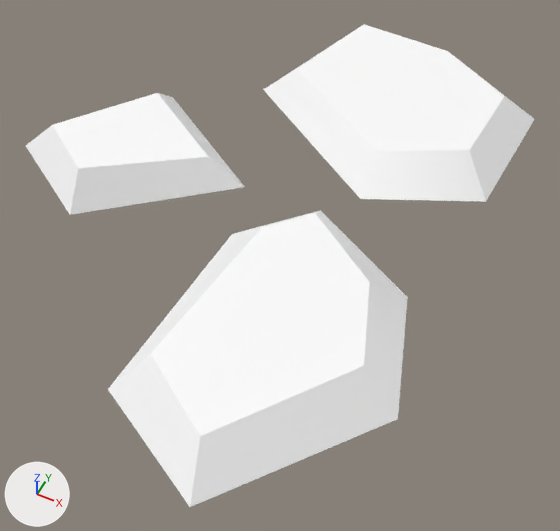
Before and after pictures for a commit that changed the glTF model assets/synty/simple_fantasy/models/SF_Env_Stones_02.glb.
Both versions are drawn from a 50 mm camera at (0.0256, -0.0475, 0.0503) aimed at (0.0038, -0.004, -0.0041). The axes (+X, +Y, +Z) are drawn at lower left. The lights are the same throughout.

In view in the first picture: 'SF_Env_Stones_02'.
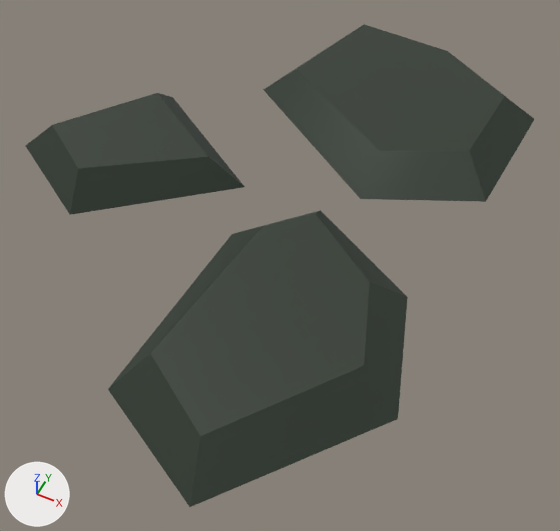
Location of each change, (x1, y1, x2, y2) in pixels of the pictures (560 x 531 px):
'SF_Env_Stones_02', surface changed (white to grey)
    both: (26, 24, 534, 507)

The edits, one by one:
Picture 'Undead_Footman_01' (img_undead_footman_01) is new.
In material 'lambert2' (mat_lambert2), base_color is no longer (1.0, 1.0, 1.0), white #ffffff.
In material 'lambert2' (mat_lambert2), texture is now set to img_undead_footman_01.
